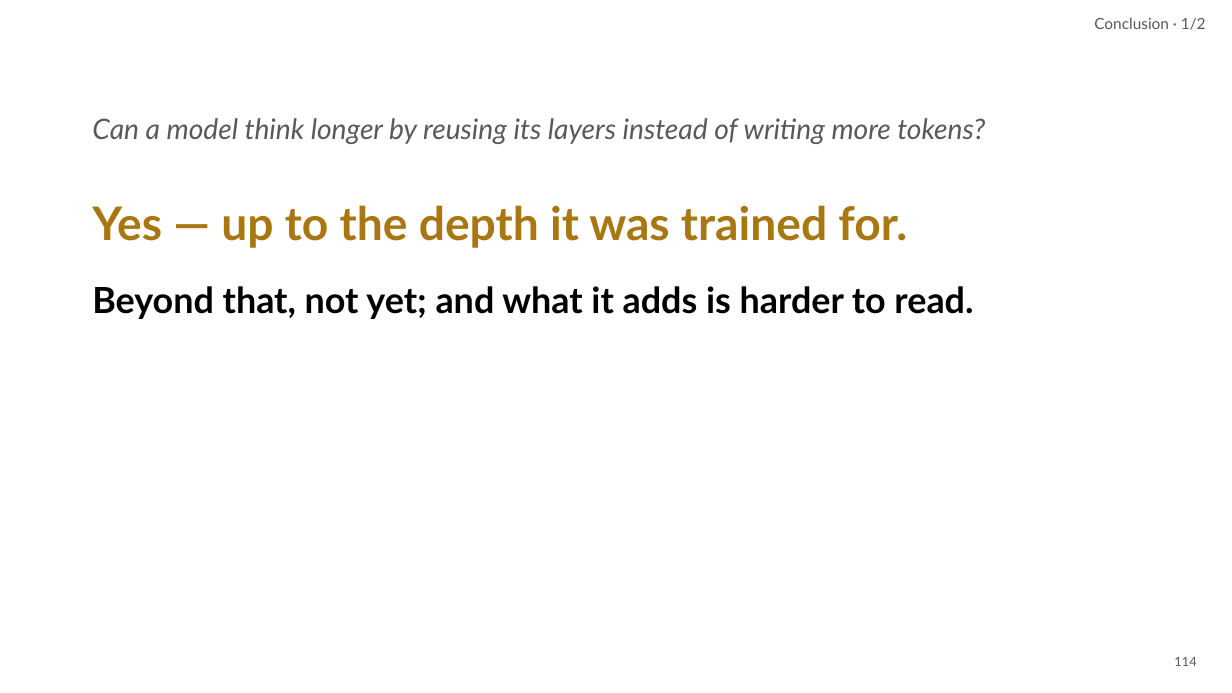
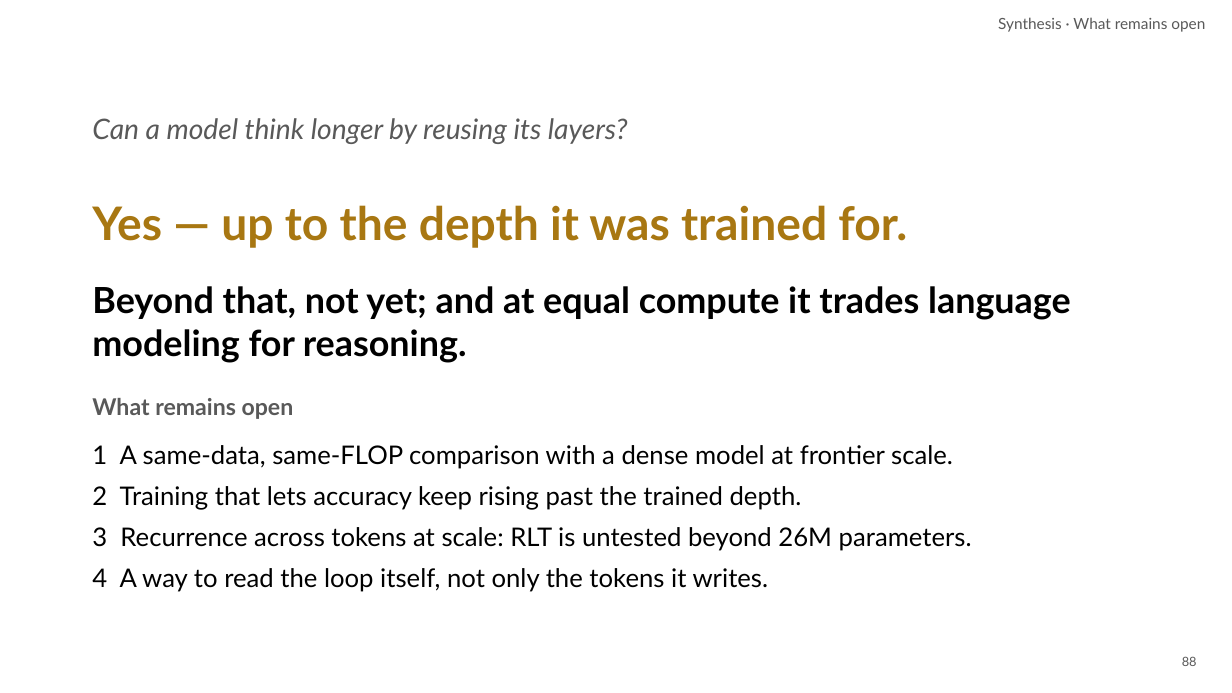
Before and after one commit to irregular6612/agi-hw2, a slide deck: slide 88 of build/out/looped-transformers.pptx (slide 114 before the commit). Drawn at 1232x693 pixels with LibreOffice and Linux fonts; fonts in the diff are those of the drawing. Boxes give left, top, right and bottom in pixels: in the first picture for what was removed or moved away, otherwise in the second. Text is boxed around its words. In the diff, an @@ line names an element or a change of style, - is before the commit and + after.

```diff
--- a/build/out/looped-transformers.pptx
+++ b/build/out/looped-transformers.pptx
@@ text at (998,17,1205,32): text changed @@
-Conclusion · 1/2
+Synthesis · What remains open
@@ text at (92,118,628,144): text changed @@
-Can a model think longer by reusing its layers instead of writing more tokens?
+Can a model think longer by reusing its layers?
@@ text at (92,286,1071,363): text changed @@
-Beyond that, not yet; and what it adds is harder to read.
+Beyond that, not yet; and at equal compute it trades language modeling for reasoning.
@@ text added at (92,398,294,419), 18 pt, text #595959, bold @@
+What remains open
@@ text added at (92,445,972,592), 20 pt, text #000000 @@
+1 A same-data, same-FLOP comparison with a dense model at frontier scale.
+2 Training that lets accuracy keep rising past the trained depth.
+3 Recurrence across tokens at scale: RLT is untested beyond 26M parameters.
+4 A way to read the loop itself, not only the tokens it writes.
@@ page number at (1182,656,1197,666): text changed @@
-114
+88
```
Also in this commit, not shown: 28 other slides changed, 9 slides added, 35 slides removed, 13 other files.
